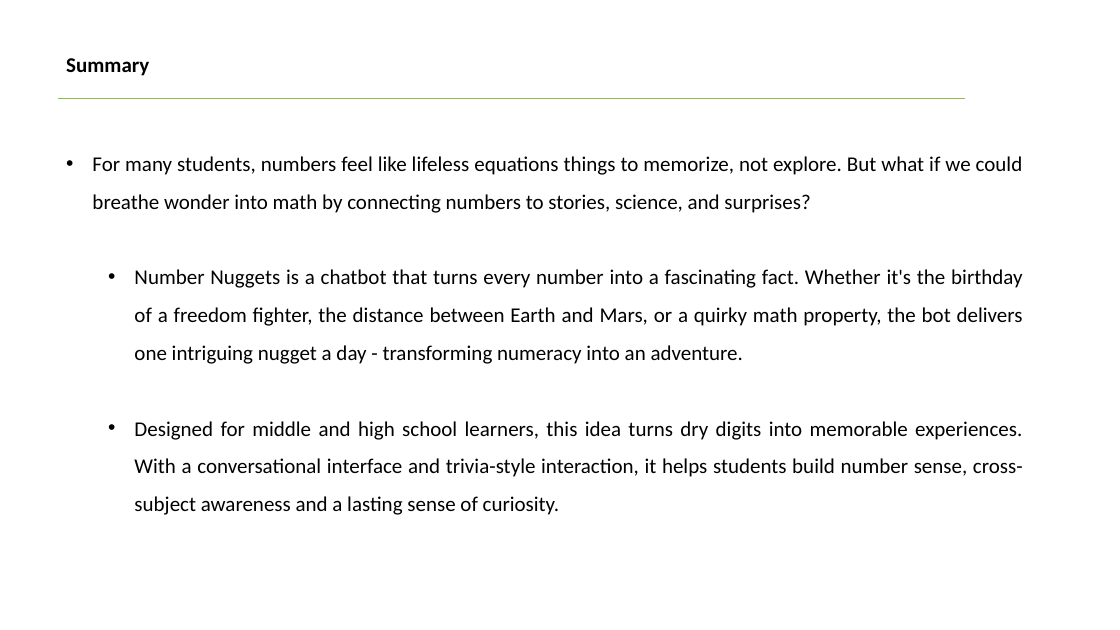
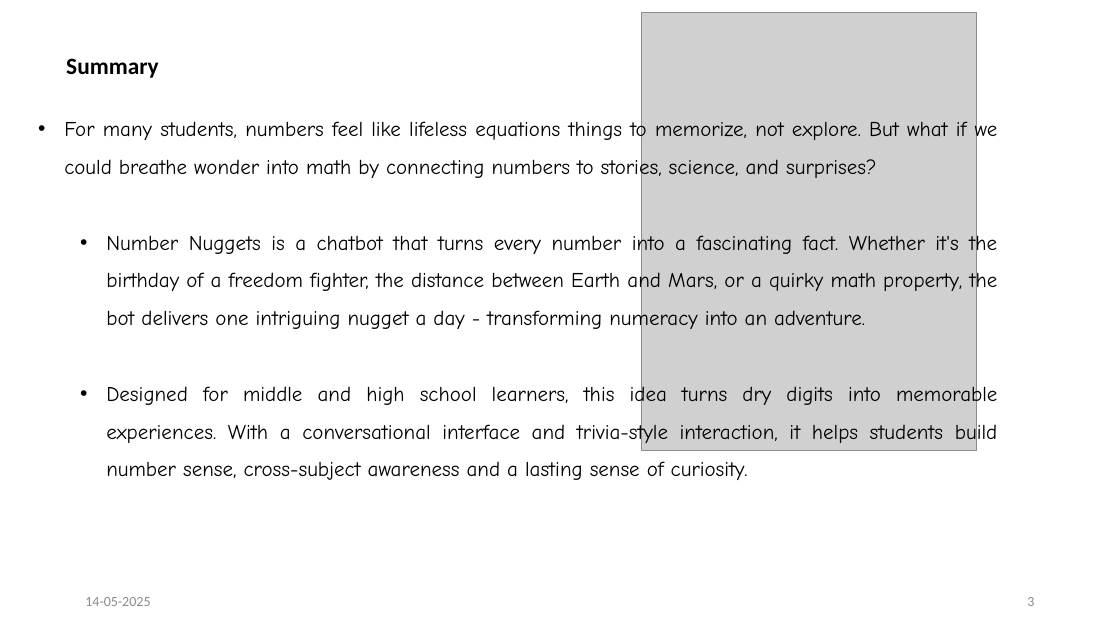
Before and after one commit to codeforbharat1/number_nuggets, a slide deck: slide 3 of Code for Bharat.pptx. Drawn at 1120x630 pixels with LibreOffice and Linux fonts; fonts in the diff are those of the drawing; grey boxes stand for pictures. Boxes give left, top, right and bottom in pixels: in the first picture for what was removed or moved away, otherwise in the second. Text is boxed around its words. In the diff, an @@ line names an element or a change of style, - is before the commit and + after.

```diff
--- a/Code for Bharat.pptx
+++ b/Code for Bharat.pptx
@@ picture added at bbox=[642, 13, 977, 451] @@
@@ text "Summary" at bbox=[66, 58, 159, 78]: size 18 to 20 pt @@
@@ text "For many students, numbers feel ...": place and size @@
-text "For many students, numbers feel ..." at bbox=[92, 156, 1023, 515]
+text "For many students, numbers feel ..." at bbox=[64, 118, 998, 480]
@@ text "For many students, numbers feel ..." at bbox=[64, 118, 998, 480]: font Calibri to Comic Neue @@
@@ line removed from (58, 98) to (965, 98) @@
@@ text added at bbox=[85, 597, 150, 606], 12 pt, text #8C8C8C @@
+14-05-2025
@@ page number added at bbox=[1027, 597, 1034, 606], 12 pt, text #8C8C8C @@
+3
```
Also in this commit, not shown: 5 other slides changed, 3 slides added, 5 slides removed, 1 other file.
